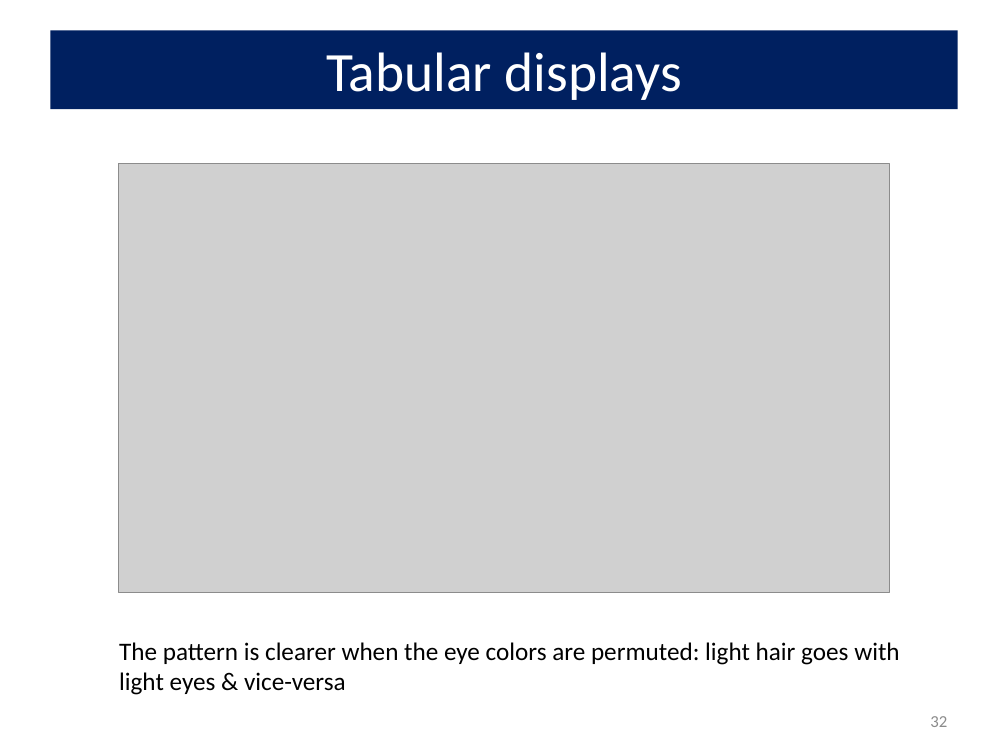
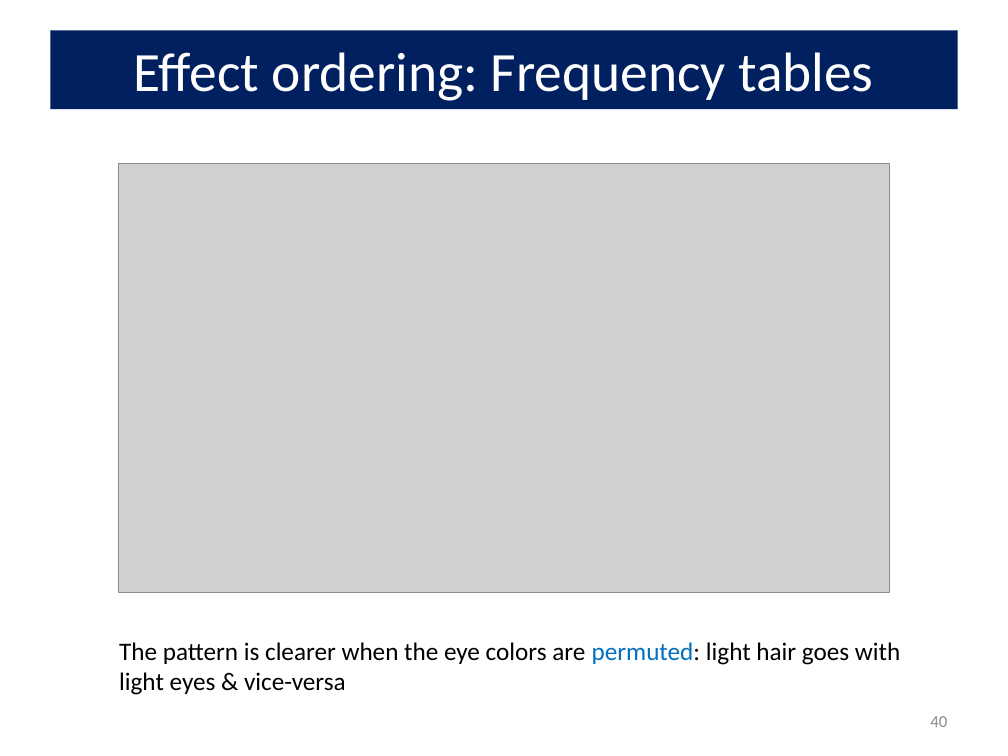
Before and after one commit to friendly/psy6136, a slide deck: slide 40 of docs/lectures/01-Overview.pptx (slide 32 before the commit). Drawn at 1008x756 pixels with LibreOffice and Linux fonts; fonts in the diff are those of the drawing; grey boxes stand for pictures. Boxes give left, top, right and bottom in pixels: in the first picture for what was removed or moved away, otherwise in the second. Text is boxed around its words. In the diff, an @@ line names an element or a change of style, - is before the commit and + after.

```diff
--- a/docs/lectures/01-Overview.pptx
+++ b/docs/lectures/01-Overview.pptx
@@ title at bbox=[134, 52, 873, 101]: text changed @@
-Tabular displays
+Effect ordering: Frequency tables
@@ text "The pattern is clearer when ..." at bbox=[119, 642, 900, 695]: text colour #000000 to #0070C0 in "permuted:" @@
@@ page number at bbox=[930, 716, 947, 727]: text changed @@
-32
+40
```
Also in this commit, not shown: 17 other slides changed, 8 slides added, 10 other files.
